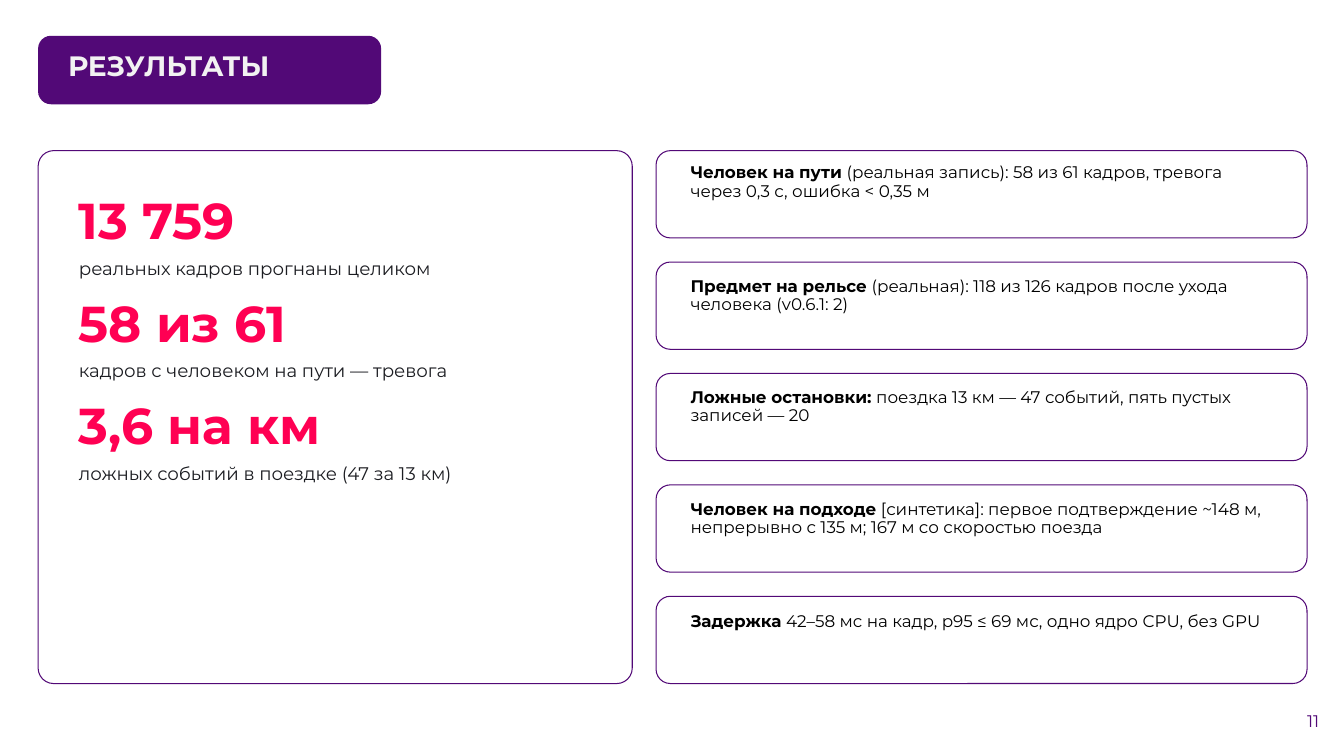
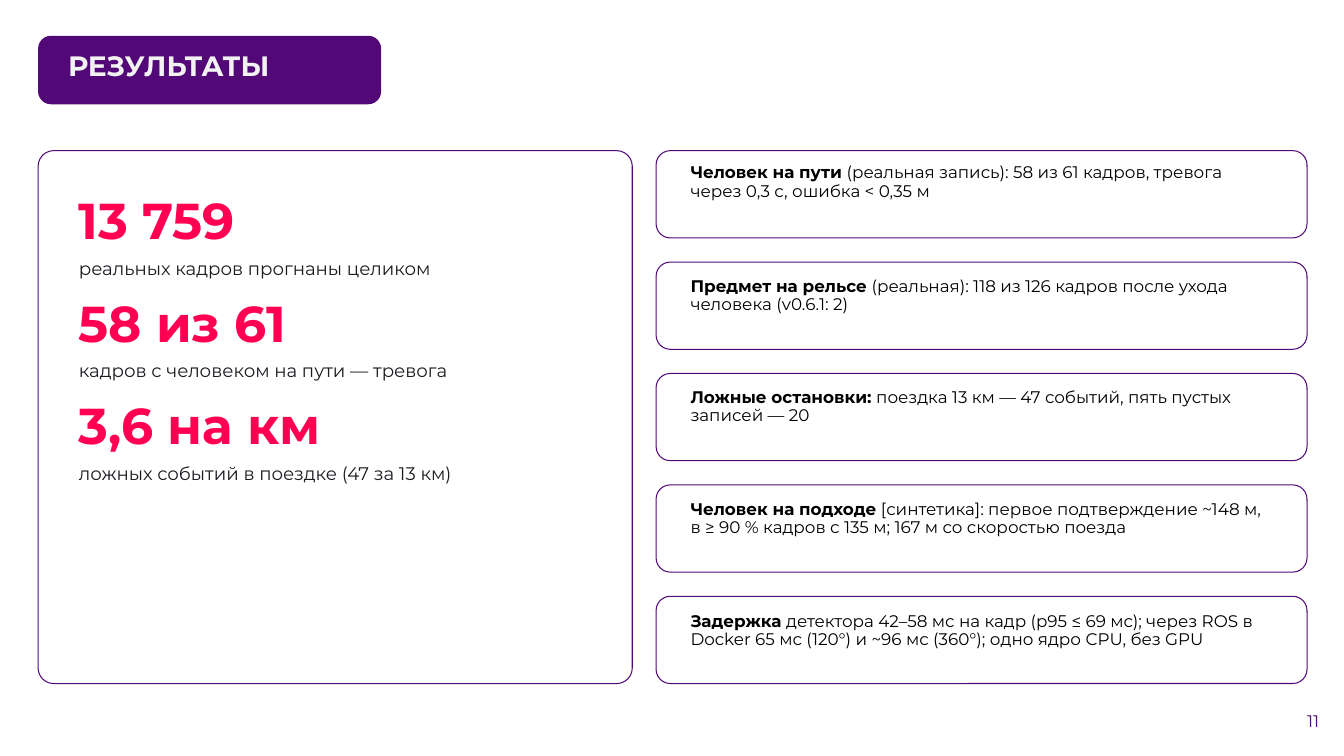
Before and after one commit to pmixay/ReSense, a slide deck: slide 11 of docs/presentation/ReSense_LCT2026.pptx. Drawn at 1344x756 pixels with LibreOffice and Linux fonts; fonts in the diff are those of the drawing; background and template pictures are left out. Boxes give left, top, right and bottom in pixels: in the first picture for what was removed or moved away, otherwise in the second. Text is boxed around its words. In the diff, an @@ line names an element or a change of style, - is before the commit and + after.

```diff
--- a/docs/presentation/ReSense_LCT2026.pptx
+++ b/docs/presentation/ReSense_LCT2026.pptx
@@ text at <box>691,502,1261,537</box>: text changed @@
-Человек на подходе [синтетика]: первое подтверждение ~148 м, непрерывно с 135 м; 167 м со скоростью поезда
+Человек на подходе [синтетика]: первое подтверждение ~148 м, в ≥ 90 % кадров с 135 м; 167 м со скоростью поезда
@@ text at <box>691,614,1253,649</box>: text changed @@
-Задержка 42–58 мс на кадр, p95 ≤ 69 мс, одно ядро CPU, без GPU
+Задержка детектора 42–58 мс на кадр (p95 ≤ 69 мс); через ROS в Docker 65 мс (120°) и ~96 мс (360°); одно ядро CPU, без GPU
```
Also in this commit, not shown: 2 other slides changed, 29 other files.
